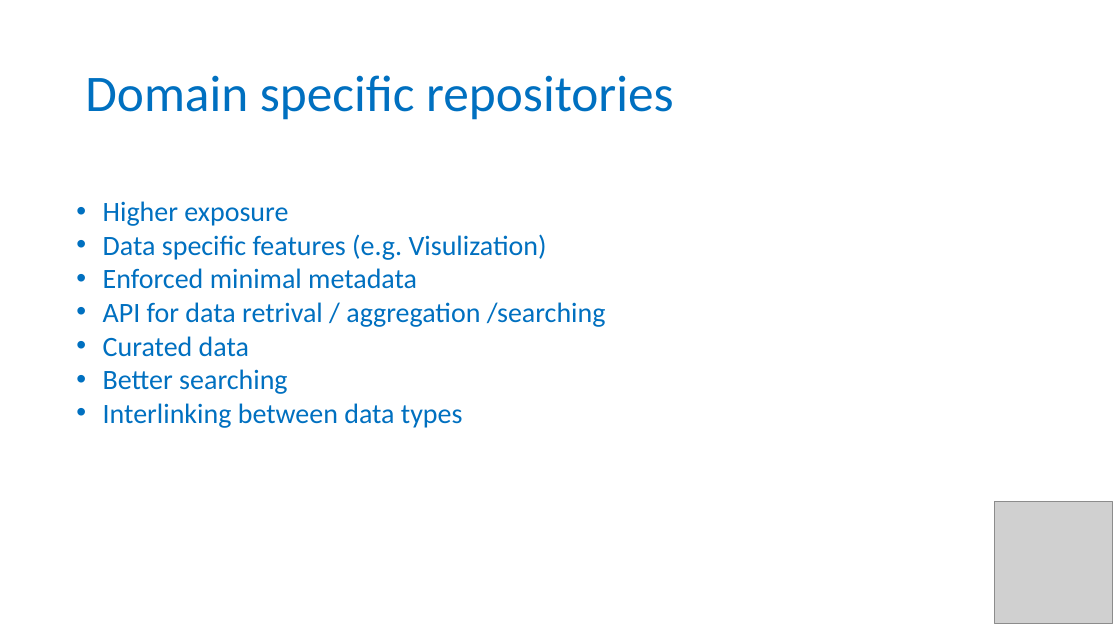
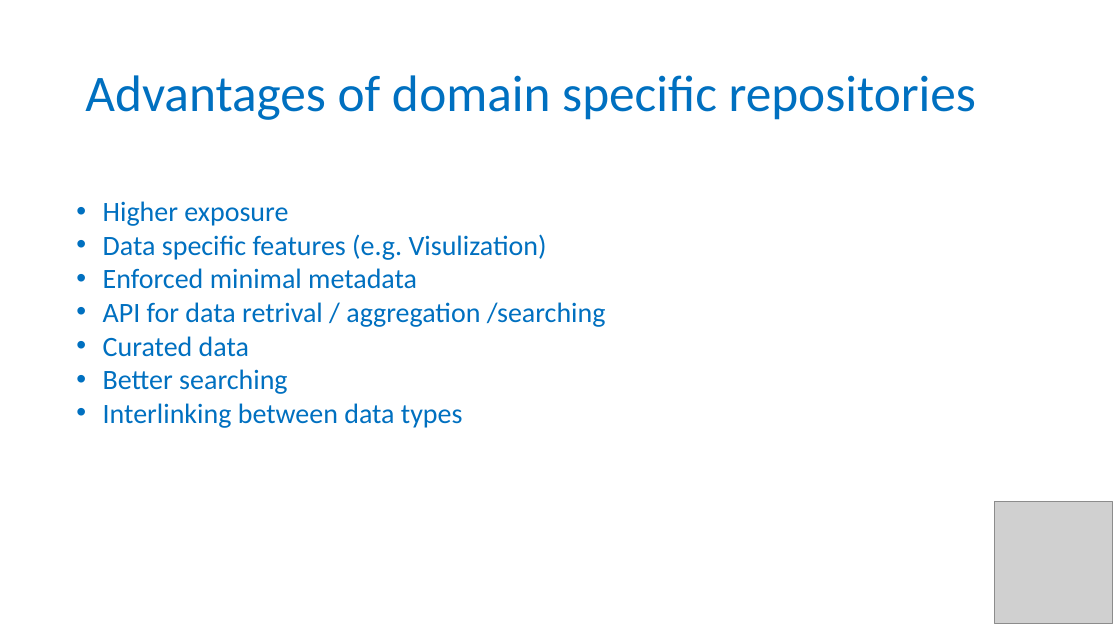
Before and after one commit to tobyhodges/probable-enigma, a slide deck: slide 14 of instructors/04-Public_repositories.pptx. Drawn at 1120x630 pixels with LibreOffice and Linux fonts; fonts in the diff are those of the drawing; grey boxes stand for pictures; background and template pictures are left out. Boxes give left, top, right and bottom in pixels: in the first picture for what was removed or moved away, otherwise in the second. Text is boxed around its words. In the diff, an @@ line names an element or a change of style, - is before the commit and + after.

Commit message:
Got rid of duplicated list of repos between ep 2 and ep 4

```diff
--- a/instructors/04-Public_repositories.pptx
+++ b/instructors/04-Public_repositories.pptx
@@ title at (x1=85, y1=75, x2=976, y2=120): text changed @@
-Domain specific repositories
+Advantages of domain specific repositories
```
Also in this commit, not shown: 2 other slides changed, 7 other files.
